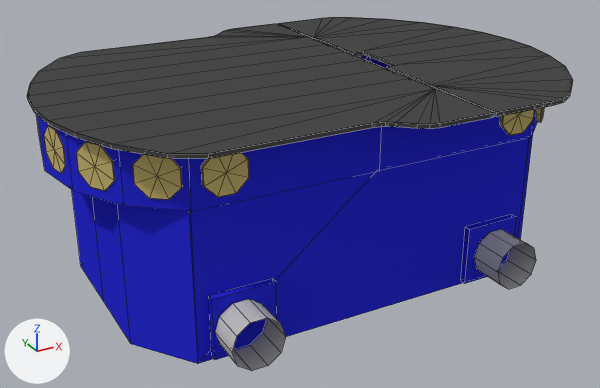
Two versions of the Blender file models/pioneer3at_with_sensors/meshes/chassis.blend, one commit apart.
One viewpoint serves both versions: a camera (50 mm lens) standing at (-0.375, -0.678, 0.309) and looking at (-0.007, -0.009, -0.025). The lights are fixed; the arrows at lower left show +X, +Y and +Z. Mesh edges are drawn as thin lines.
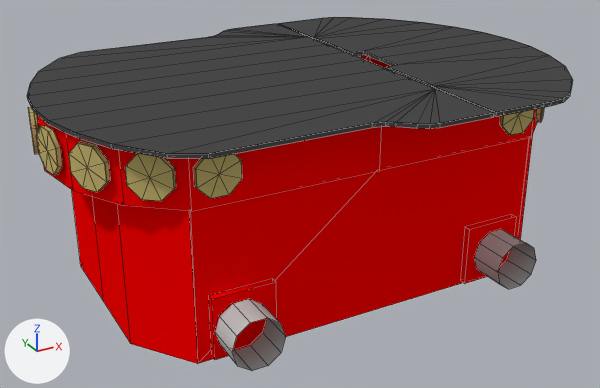
The change, as a diff of the scene's bpy script:
```diff
--- a/models/pioneer3at_with_sensors/meshes/chassis.blend.py
+++ b/models/pioneer3at_with_sensors/meshes/chassis.blend.py
@@ mat_material_002 @@
 mat_material_002 = diffuse_material('Material_002')
-mat_material_002.base_color = (0.0227, 0.025, 0.681)  # blue #2a2cd7
+mat_material_002.base_color = (1.0, 0.0, 0.0)  # red #ff0000
@@ me_cylinder_005 @@
+me_cylinder_005 = me_cylinder.copy(); me_cylinder_005.name = 'Cylinder.005'  # the mesh of ob_cylinder
@@ ob_cylinder_002 @@
 ob_cylinder_002 = bpy.data.objects.new('Cylinder_002', me_cylinder_001)
-ob_cylinder_002.location = (-0.1424, 0.1381, 0.0716)
-ob_cylinder_002.rotation_euler = (1.571, -2.749, 0.0)  # degrees (90, -158, 0)
-ob_cylinder_002.scale = (0.0202, 0.0202, 0.00212)
+ob_cylinder_002.location = (-0.1483, 0.1381, 0.0716)
+ob_cylinder_002.rotation_euler = (1.571, -2.749, 3.142)  # degrees (90, -158, 180)
+ob_cylinder_002.scale = (-0.0202, -0.0202, -0.00212)
 ob_cylinder_002.material_slots[0].link = 'OBJECT'; ob_cylinder_002.material_slots[0].material = mat_material_006
@@ ob_cylinder_001 @@
-ob_cylinder_001 = bpy.data.objects.new('Cylinder_001', me_cylinder)
-ob_cylinder_001.location = (-0.1424, -0.1381, 0.0716)
-ob_cylinder_001.rotation_euler = (1.571, 0.393, 0.0)  # degrees (90, 23, 0)
-ob_cylinder_001.scale = (-0.0202, -0.0202, -0.00212)
+ob_cylinder_001 = bpy.data.objects.new('Cylinder_001', me_cylinder_005)
+ob_cylinder_001.location = (-0.1483, -0.1381, 0.0716)
+ob_cylinder_001.rotation_euler = (1.571, -2.749, 3.142)  # degrees (90, -158, 180)
+ob_cylinder_001.scale = (-0.0202, -0.0202, 0.00212)
```

Pixel boxes (x1, y1, x2, y2) of what changed, in the pictures (600 x 388 px):
'Plane_001', recoloured (blue to red): (37, 55, 537, 364) in both
'Cylinder_001', reshaped, moved, turned, rescaled: before (44, 125, 249, 200); after (37, 125, 242, 201)
'Plane_005', recoloured (blue to red): (208, 278, 277, 360) in both
'Plane_006', recoloured (blue to red): (461, 215, 517, 283) in both
'Cylinder_002', moved, turned, rescaled: before (36, 114, 42, 152); after (28, 107, 39, 154)
